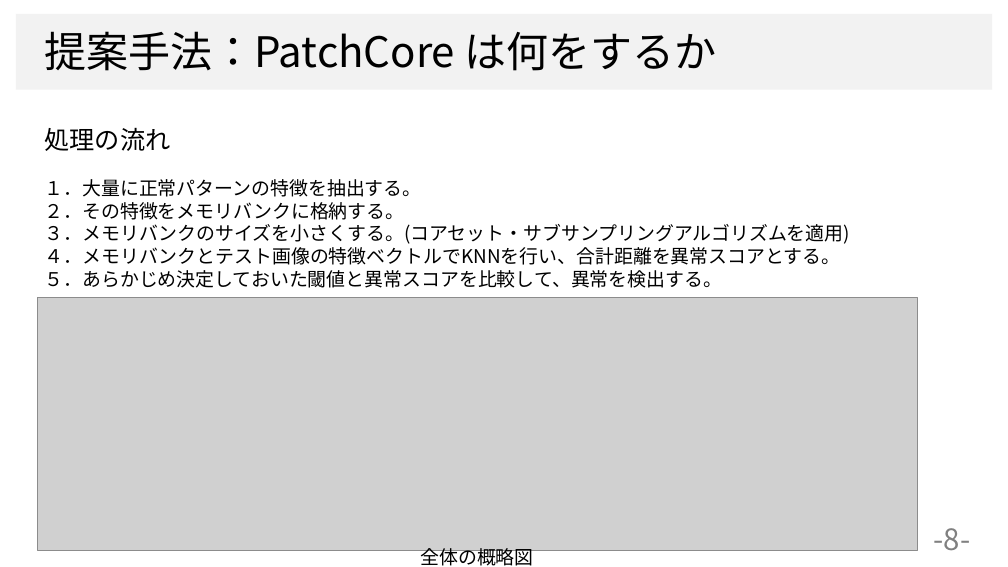
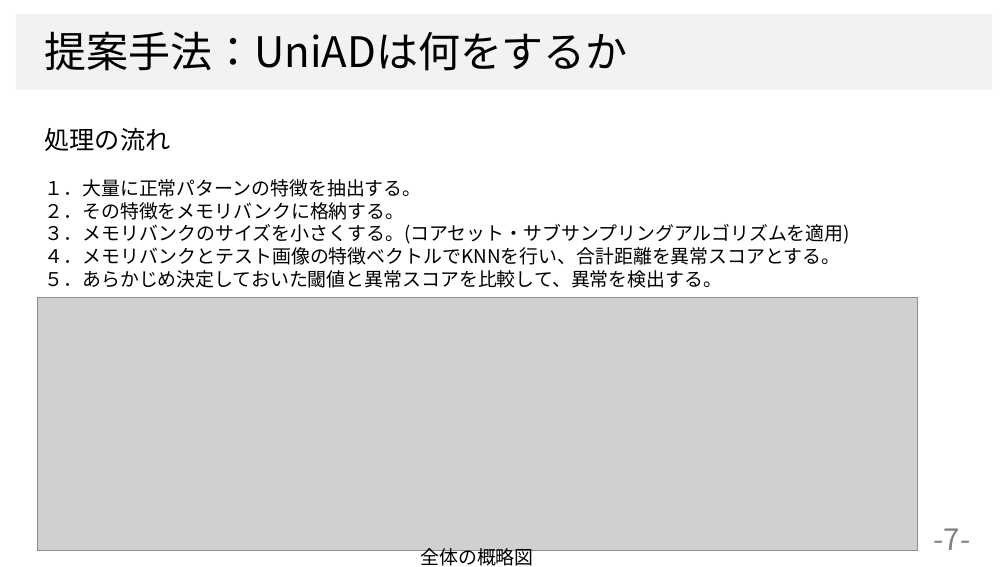
Before and after one commit to dhia-github/haselab-all, a slide deck: slide 7 of 20_発表資料/ゼミ資料/統一モデル_ゼミ資料２.pptx (slide 8 before the commit). Drawn at 1008x567 pixels with LibreOffice and Linux fonts; fonts in the diff are those of the drawing; grey boxes stand for pictures; background and template pictures are left out. Boxes give left, top, right and bottom in pixels: in the first picture for what was removed or moved away, otherwise in the second. Text is boxed around its words. In the diff, an @@ line names an element or a change of style, - is before the commit and + after.

```diff
--- a/20_発表資料/ゼミ資料/統一モデル_ゼミ資料２.pptx
+++ b/20_発表資料/ゼミ資料/統一モデル_ゼミ資料２.pptx
@@ text at (x1=45, y1=31, x2=628, y2=71): text changed @@
-提案手法：PatchCore は何をするか
+提案手法：UniADは何をするか
@@ page number at (x1=934, y1=528, x2=971, y2=550): text changed @@
--8-
+-7-
```
Also in this commit, not shown: 10 other slides changed, 1 slide added, 2 slides removed.
